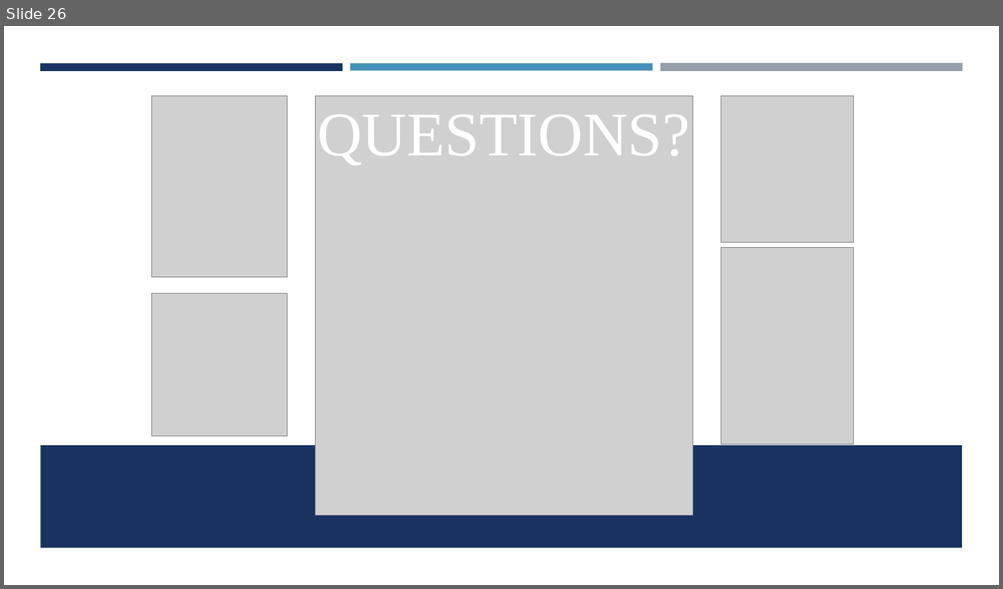
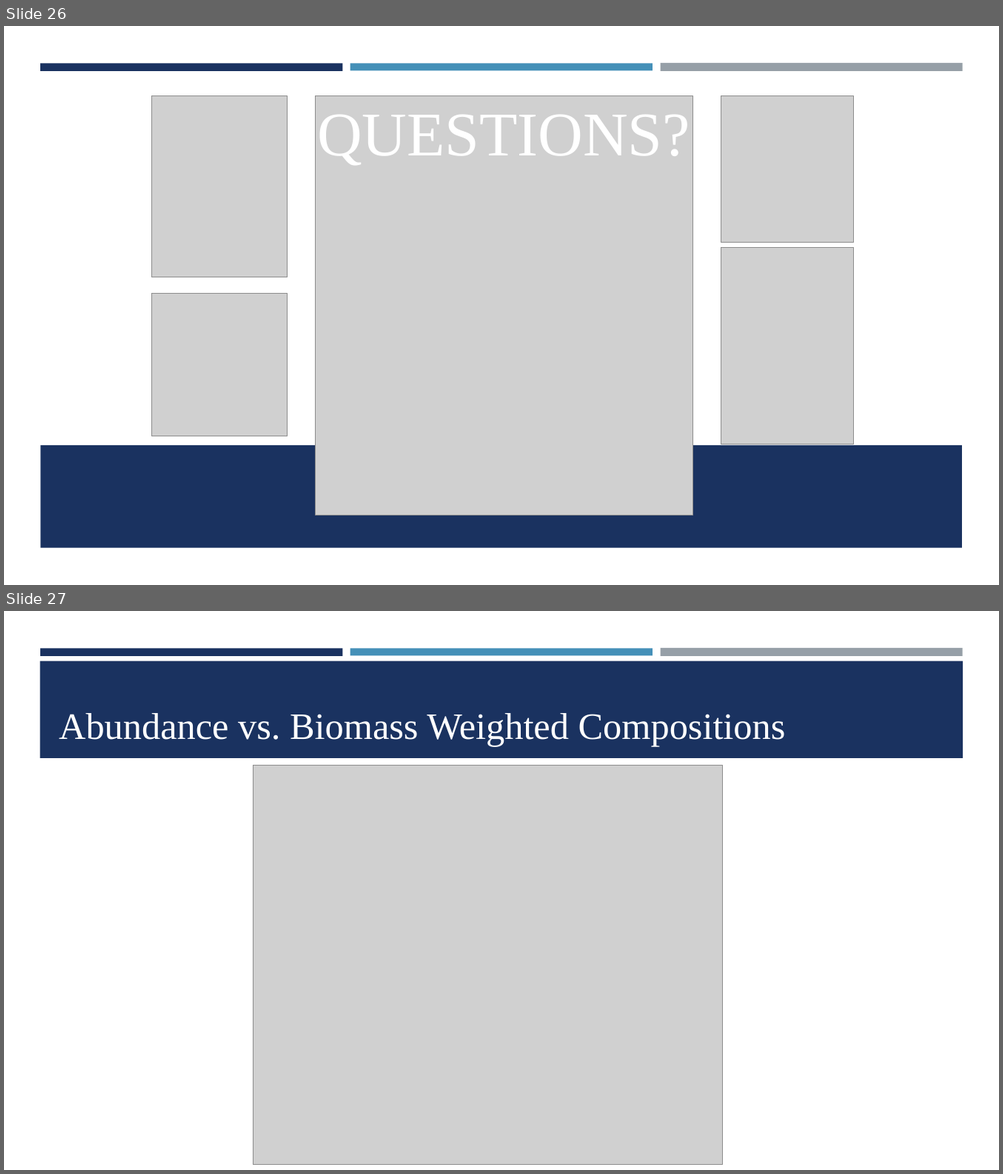
Before and after one commit to dgoethel-noaa/2026_Sablefish_CIE, a slide deck: Presentations/6. Sablefish CIE_Data_Assessment.pptx. Shown one above the other, each under a label of ours: slide 26 before the commit, slides 26 and 27 after it. The pictures are 1003x589 and 1003x1174 pixels, drawn with LibreOffice and Linux fonts; fonts in the diff are those of the drawing; grey boxes stand for pictures; background and template pictures are left out. Boxes give left, top, right and bottom in pixels: in the first picture for what was removed or moved away, otherwise in the second. Text is boxed around its words. In the diff, an @@ line names an element or a change of style, - is before the commit and + after.

```diff
--- a/Presentations/6. Sablefish CIE_Data_Assessment.pptx
+++ b/Presentations/6. Sablefish CIE_Data_Assessment.pptx
@@ slide 27 added at <box>4,611,999,1170</box>, background #FFFFFF @@
@@ rectangle added at <box>40,648,343,655</box>, fill #1A3260 @@
@@ rectangle added at <box>350,648,652,655</box>, fill #4590B8 @@
@@ rectangle added at <box>660,648,962,657</box>, fill #969FA7 @@
@@ rectangle added at <box>40,661,963,758</box>, fill #1A3260 @@
@@ title added at <box>59,713,785,747</box>, 36 pt, text #FFFFFF @@
+Abundance vs. Biomass Weighted Compositions
@@ picture added at <box>253,766,723,1165</box> @@
```
Also in this commit, not shown: 4 other files.
